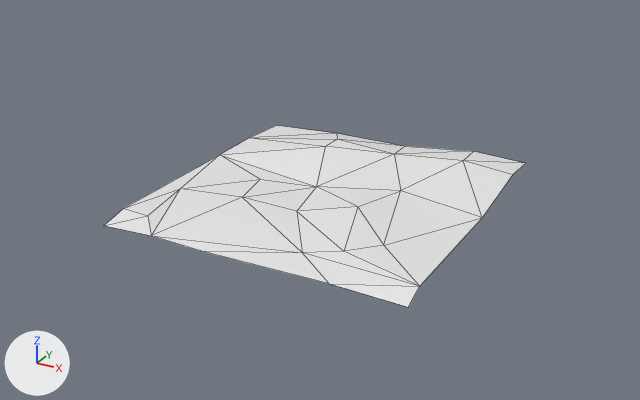
One commit to the Blender file Assets/Models/Landscape/BeachHouseLandscape.blend: the scene before it, then after it.
Before and after are seen from a 50 mm lens placed at (99.9, -185.7, 90.5), pointed at (-2.9, 1.1, -2.9). The axes (+X, +Y, +Z) are drawn at lower left. The lights are the same throughout. Mesh edges are drawn as thin lines.

Names of what the first picture shows: 'BeachHouseLandscapeMesh'.
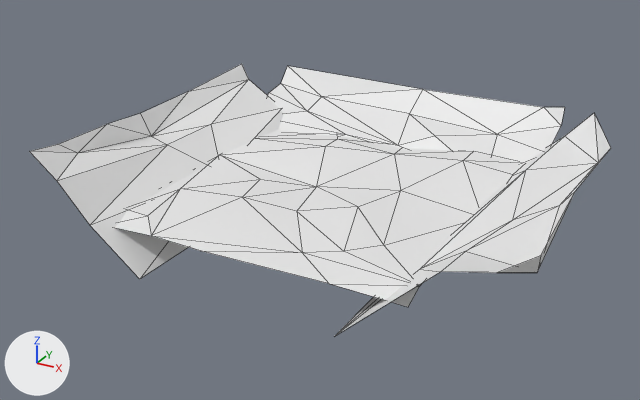
Patch to the scene script:
```diff
--- a/Assets/Models/Landscape/BeachHouseLandscape.blend.py
+++ b/Assets/Models/Landscape/BeachHouseLandscape.blend.py
@@ me_plane_001 @@
+me_plane_001.from_pydata(...)  # 3267 vertices, 3072 faces; spans x -1.37..1.41, y -3.46..1.0, z -0.72..3.4
@@ ob_barriers @@
+ob_barriers = bpy.data.objects.new('Barriers', me_plane_001)
+ob_barriers.location = (0.0, 38.7, 3.8)
+ob_barriers.rotation_euler = (0.785, 0.0, 0.0)  # degrees (45, 0, 0)
+ob_barriers.scale = (45.0, 20.0, 20.0)
+_m = ob_barriers.modifiers.new('Decimate', 'DECIMATE')
+_m.ratio = 0.011
```

Boxes [x1, y1, x2, y2] around the edits, measured in the pictures (640 x 400 px):
'Barriers', added: after [29, 64, 611, 336]
